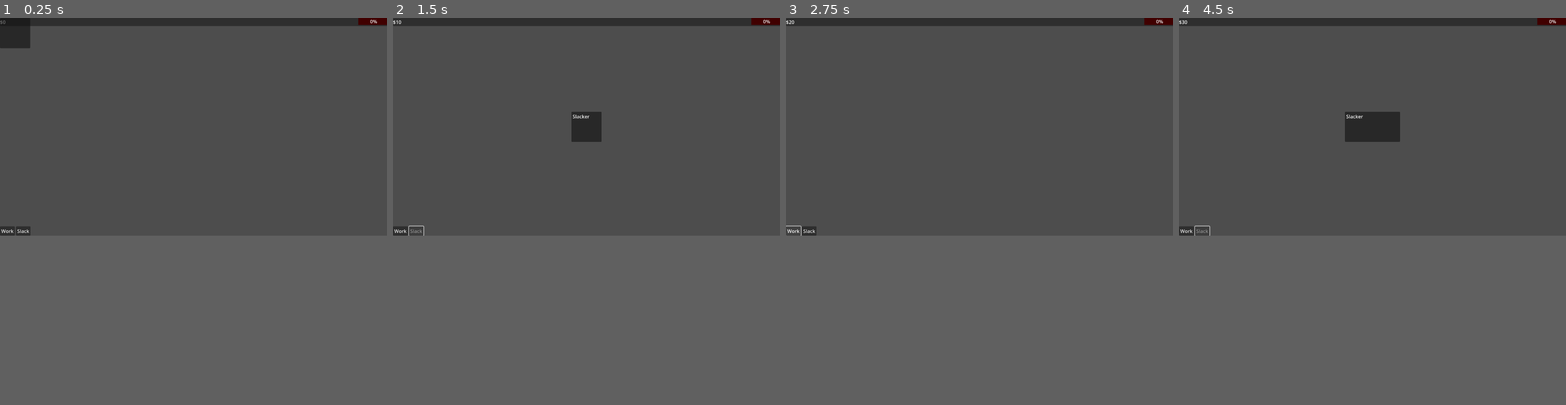
Above: before the commit, frames 1-4 (left to right).
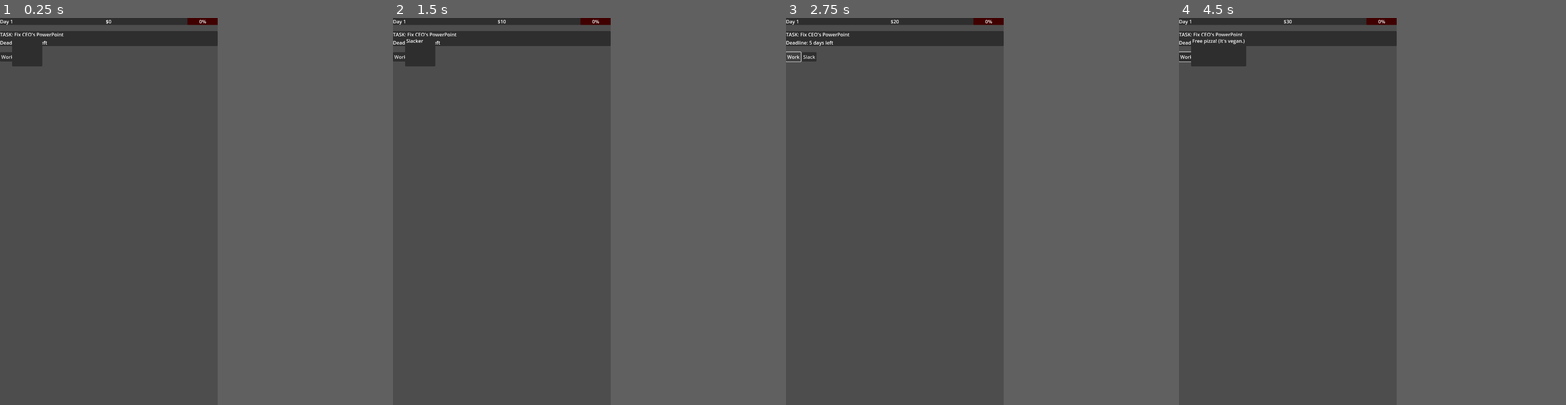
Above: after the commit, the same moments.

Repository: lmchoi/alt-f-this
Game: Godot game, scene res://scenes/game_ui.tscn
Two runs of this game, one before a commit and one after it. Both use one fixed random seed, a clock stepped at 60 frames per second and the inputs below.
Inputs:
- Up to frame 1 (0.25 s): no input
- Up to frame 2 (1.5 s): click "Work" at 0.5 s; click "Slack" at 1.25 s
- Up to frame 3 (2.75 s): click "Work" at 2 s
- Up to frame 4 (4.5 s): click "Slack" at 2.75 s; click "Work" at 3.5 s; click "Slack" at 4.25 s
In our replay, the window is 800x450 before the commit and 450x800 after it. These sizes can differ from the game's own. Grey fills any space a smaller window leaves; there, only what the larger window draws over its background counts as a difference.

The runs differ from the first frame. In frame 1, 3.8% of the frame differs, in the area x 0-100%, y 0-57%; in frame 2, 4.4%; in frame 3, 3.5%; in frame 4, 5.3%.

Commit message:
Switch to portrait mode

Diff:
--- a/project.godot
+++ b/project.godot
@@ -21,8 +21,9 @@
 
 [display]
 
-window/size/viewport_width=1280
-window/size/viewport_height=720
+window/size/viewport_width=720
+window/size/viewport_height=1280
+window/handheld/orientation=1
 
 [editor]
 
--- a/scenes/event_popup.gd
+++ b/scenes/event_popup.gd
@@ -2,4 +2,4 @@
 
 func show_event(text: String):
   $EventMessage.text = text
-  popup_centered()
+  popup()
--- a/scenes/event_popup.tscn
+++ b/scenes/event_popup.tscn
@@ -3,7 +3,9 @@
 [ext_resource type="Script" uid="uid://cfgmagjgs0vvn" path="res://scenes/event_popup.gd" id="1_fu0u0"]
 
 [node name="EventPopup" type="PopupPanel"]
+transparent_bg = false
 visible = true
+transparent = false
 script = ExtResource("1_fu0u0")
 
 [node name="EventMessage" type="Label" parent="."]
--- a/scenes/game_ui.gd
+++ b/scenes/game_ui.gd
@@ -1,9 +1,9 @@
 extends Node
 
-@onready var work_button := $ActionButtons/WorkButton as ActionButton
-@onready var slack_button := $ActionButtons/SlackButton as ActionButton
-@onready var money_label := $StatusBar/MoneyLabel as MoneyLabel
-@onready var chaos_bar := $StatusBar/ChaosBar
+@onready var work_button := $"%WorkButton" as ActionButton
+@onready var slack_button := $"%SlackButton" as ActionButton
+@onready var money_label := $"%MoneyLabel" as MoneyLabel
+@onready var chaos_bar := $"%ChaosBar"
 
 func _ready():
 	work_button.pressed.connect(_on_work_button_pressed)
--- a/scenes/game_ui.tscn
+++ b/scenes/game_ui.tscn
@@ -14,46 +14,68 @@
 [node name="GameUI" type="Node"]
 script = ExtResource("1_yubou")
 
-[node name="StatusBar" type="PanelContainer" parent="."]
-layout_direction = 2
-anchors_preset = 10
+[node name="VBoxContainer" type="VBoxContainer" parent="."]
+anchors_preset = 15
 anchor_right = 1.0
-offset_bottom = 27.0
+anchor_bottom = 1.0
 grow_horizontal = 2
-scale = Vector2(1.0043, 0.98527)
+grow_vertical = 2
+theme_override_constants/separation = 20
 
-[node name="MoneyLabel" type="Label" parent="StatusBar"]
+[node name="StatusBar" type="PanelContainer" parent="VBoxContainer"]
+layout_mode = 2
+
+[node name="DayLabel" type="Label" parent="VBoxContainer/StatusBar"]
+unique_name_in_owner = true
+layout_mode = 2
+text = "Day 1"
+
+[node name="MoneyLabel" type="Label" parent="VBoxContainer/StatusBar"]
+unique_name_in_owner = true
 layout_mode = 2
 text = "$0"
+horizontal_alignment = 1
 script = ExtResource("2_u001w")
 metadata/_custom_type_script = "uid://di3ejf3ytuwkn"
 
-[node name="ChaosBar" type="ProgressBar" parent="StatusBar"]
+[node name="ChaosBar" type="ProgressBar" parent="VBoxContainer/StatusBar"]
+unique_name_in_owner = true
 custom_minimum_size = Vector2(100, 0)
 layout_mode = 2
 size_flags_horizontal = 8
 theme_override_styles/background = SubResource("StyleBoxFlat_rns2u")
 theme_override_styles/fill = SubResource("StyleBoxFlat_u001w")
 
-[node name="ActionButtons" type="HBoxContainer" parent="."]
-anchors_preset = 12
-anchor_top = 1.0
-anchor_right = 1.0
-anchor_bottom = 1.0
-offset_top = -31.0
-grow_horizontal = 2
-grow_vertical = 0
+[node name="TaskPanel" type="PanelContainer" parent="VBoxContainer"]
+layout_mode = 2
 
-[node name="WorkButton" type="Button" parent="ActionButtons"]
+[node name="VBoxContainer" type="VBoxContainer" parent="VBoxContainer/TaskPanel"]
+layout_mode = 2
+
+[node name="TaskLabel" type="Label" parent="VBoxContainer/TaskPanel/VBoxContainer"]
+layout_mode = 2
+text = "TASK: Fix CEO's PowerPoint"
+
+[node name="DeadlineLabel" type="Label" parent="VBoxContainer/TaskPanel/VBoxContainer"]
+layout_mode = 2
+text = "Deadline: 5 days left"
+
+[node name="ActionButtons" type="HBoxContainer" parent="VBoxContainer"]
+layout_mode = 2
+
+[node name="WorkButton" type="Button" parent="VBoxContainer/ActionButtons"]
+unique_name_in_owner = true
 layout_mode = 2
 text = "Work"
 script = ExtResource("2_rns2u")
 metadata/_custom_type_script = "uid://o4uecgfegpr2"
 
-[node name="SlackButton" type="Button" parent="ActionButtons"]
+[node name="SlackButton" type="Button" parent="VBoxContainer/ActionButtons"]
+unique_name_in_owner = true
 layout_mode = 2
 text = "Slack"
 script = ExtResource("2_rns2u")
 metadata/_custom_type_script = "uid://o4uecgfegpr2"
 
 [node name="EventPopup" parent="." instance=ExtResource("4_u2dgd")]
+position = Vector2i(40, 60)
--- a/scripts/ui/money_label.gd
+++ b/scripts/ui/money_label.gd
@@ -8,7 +8,7 @@
 
 func update_amount(new_amount: int):
 	text = prefix + str(new_amount)
-	_play_scale_animation()
+	#_play_scale_animation()
 
 func _play_scale_animation():
 	var tween = create_tween().set_trans(Tween.TRANS_ELASTIC)
